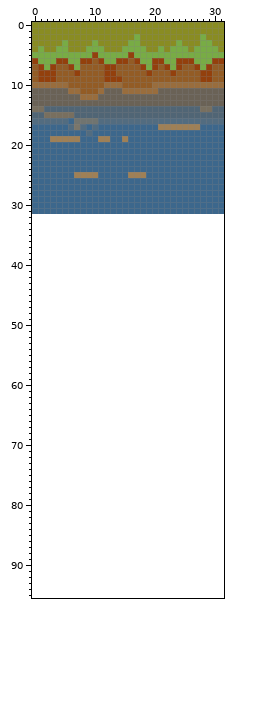
Two versions of one sprite sheet, images/water.png. The picture above was drawn from the file before the commit.
The file is 32x32 pixels. Colours within 5 levels of each other are drawn and written as one. The old version is drawn lined up with the new one, on the new canvas.
New version:
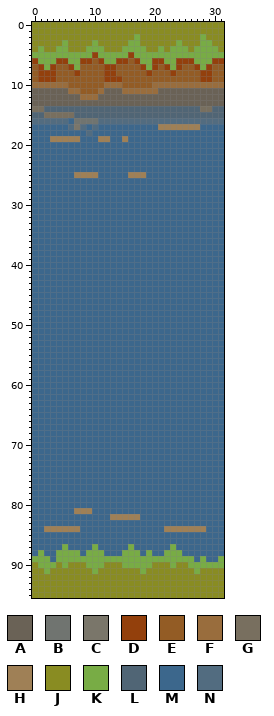
Palette (. is transparent): A #6a6256  B #707470  C #7a766a  D #93400c  E #935c25  F #996d3d  G #786f5f  H #9f8056  J #898c22  K #78ac45  L #506575  M #3c678c  N #526c80
From old to new:
canvas 32x32 -> 32x96
@@ x 0..31 @@
 31 MMMMMMMMMMMMMMMMMMMMMMMMMMMMMMMM
-32 ................................
-33 ................................
-34 ................................
-35 ................................
-36 ................................
-37 ................................
-38 ................................
-39 ................................
-40 ................................
-41 ................................
-42 ................................
-43 ................................
-44 ................................
-45 ................................
-46 ................................
-47 ................................
-48 ................................
-49 ................................
-50 ................................
-51 ................................
-52 ................................
-53 ................................
-54 ................................
-55 ................................
-56 ................................
-57 ................................
-58 ................................
-59 ................................
-60 ................................
-61 ................................
-62 ................................
-63 ................................
-64 ................................
-65 ................................
-66 ................................
-67 ................................
-68 ................................
-69 ................................
-70 ................................
-71 ................................
-72 ................................
-73 ................................
-74 ................................
-75 ................................
-76 ................................
-77 ................................
-78 ................................
-79 ................................
-80 ................................
-81 ................................
-82 ................................
-83 ................................
-84 ................................
-85 ................................
-86 ................................
-87 ................................
-88 ................................
-89 ................................
-90 ................................
-91 ................................
-92 ................................
-93 ................................
-94 ................................
-95 ................................
+32 MMMMMMMMMMMMMMMMMMMMMMMMMMMMMMMM
+33 MMMMMMMMMMMMMMMMMMMMMMMMMMMMMMMM
+34 MMMMMMMMMMMMMMMMMMMMMMMMMMMMMMMM
+35 MMMMMMMMMMMMMMMMMMMMMMMMMMMMMMMM
+36 MMMMMMMMMMMMMMMMMMMMMMMMMMMMMMMM
+37 MMMMMMMMMMMMMMMMMMMMMMMMMMMMMMMM
+38 MMMMMMMMMMMMMMMMMMMMMMMMMMMMMMMM
+39 MMMMMMMMMMMMMMMMMMMMMMMMMMMMMMMM
+40 MMMMMMMMMMMMMMMMMMMMMMMMMMMMMMMM
+41 MMMMMMMMMMMMMMMMMMMMMMMMMMMMMMMM
+42 MMMMMMMMMMMMMMMMMMMMMMMMMMMMMMMM
+43 MMMMMMMMMMMMMMMMMMMMMMMMMMMMMMMM
+44 MMMMMMMMMMMMMMMMMMMMMMMMMMMMMMMM
+45 MMMMMMMMMMMMMMMMMMMMMMMMMMMMMMMM
+46 MMMMMMMMMMMMMMMMMMMMMMMMMMMMMMMM
+47 MMMMMMMMMMMMMMMMMMMMMMMMMMMMMMMM
+48 MMMMMMMMMMMMMMMMMMMMMMMMMMMMMMMM
+49 MMMMMMMMMMMMMMMMMMMMMMMMMMMMMMMM
+50 MMMMMMMMMMMMMMMMMMMMMMMMMMMMMMMM
+51 MMMMMMMMMMMMMMMMMMMMMMMMMMMMMMMM
+52 MMMMMMMMMMMMMMMMMMMMMMMMMMMMMMMM
+53 MMMMMMMMMMMMMMMMMMMMMMMMMMMMMMMM
+54 MMMMMMMMMMMMMMMMMMMMMMMMMMMMMMMM
+55 MMMMMMMMMMMMMMMMMMMMMMMMMMMMMMMM
+56 MMMMMMMMMMMMMMMMMMMMMMMMMMMMMMMM
+57 MMMMMMMMMMMMMMMMMMMMMMMMMMMMMMMM
+58 MMMMMMMMMMMMMMMMMMMMMMMMMMMMMMMM
+59 MMMMMMMMMMMMMMMMMMMMMMMMMMMMMMMM
+60 MMMMMMMMMMMMMMMMMMMMMMMMMMMMMMMM
+61 MMMMMMMMMMMMMMMMMMMMMMMMMMMMMMMM
+62 MMMMMMMMMMMMMMMMMMMMMMMMMMMMMMMM
+63 MMMMMMMMMMMMMMMMMMMMMMMMMMMMMMMM
+64 MMMMMMMMMMMMMMMMMMMMMMMMMMMMMMMM
+65 MMMMMMMMMMMMMMMMMMMMMMMMMMMMMMMM
+66 MMMMMMMMMMMMMMMMMMMMMMMMMMMMMMMM
+67 MMMMMMMMMMMMMMMMMMMMMMMMMMMMMMMM
+68 MMMMMMMMMMMMMMMMMMMMMMMMMMMMMMMM
+69 MMMMMMMMMMMMMMMMMMMMMMMMMMMMMMMM
+70 MMMMMMMMMMMMMMMMMMMMMMMMMMMMMMMM
+71 MMMMMMMMMMMMMMMMMMMMMMMMMMMMMMMM
+72 MMMMMMMMMMMMMMMMMMMMMMMMMMMMMMMM
+73 MMMMMMMMMMMMMMMMMMMMMMMMMMMMMMMM
+74 MMMMMMMMMMMMMMMMMMMMMMMMMMMMMMMM
+75 MMMMMMMMMMMMMMMMMMMMMMMMMMMMMMMM
+76 MMMMMMMMMMMMMMMMMMMMMMMMMMMMMMMM
+77 MMMMMMMMMMMMMMMMMMMMMMMMMMMMMMMM
+78 MMMMMMMMMMMMMMMMMMMMMMMMMMMMMMMM
+79 MMMMMMMMMMMMMMMMMMMMMMMMMMMMMMMM
+80 MMMMMMMMMMMMMMMMMMMMMMMMMMMMMMMM
+81 MMMMMMMHHHMMMMMMMMMMMMMMMMMMMMMM
+82 MMMMMMMMMMMMMHHHHHMMMMMMMMMMMMMM
+83 MMMMMMMMMMMMMMMMMMMMMMMMMMMMMMMM
+84 MMHHHHHHMMMMMMMMMMMMMMHHHHHHHMMM
+85 MMMMMMMMMMMMMMMMMMMMMMMMMMMMMMMM
+86 MMMMMMMMMMMMMMMMMMMMMMMMMMMMMMMM
+87 MMMMMKMMMMKMMMMMKMMMMMMKMMMMMMMM
+88 MKMMKKKKMKKKMMMKKKMKMMKKKMMMMMMM
+89 KKKMKKKKKKKKKKKKKKKKKKKKKKKMKMMK
+90 JKKKJKJJJKKKJJJKKKKKJJJKJJKKKKKK
+91 JJKJJJJJJJKJJJJJJJKJJJJJJJJKJJJJ
+92 JJJJJJJJJJJJJJJJJJJJJJJJJJJJJJJJ
+93 JJJJJJJJJJJJJJJJJJJJJJJJJJJJJJJJ
+94 JJJJJJJJJJJJJJJJJJJJJJJJJJJJJJJJ
+95 JJJJJJJJJJJJJJJJJJJJJJJJJJJJJJJJ
Where, in picture pixels (left, top, right, bottom), the same in both pictures:
added: (32, 214, 224, 598)
